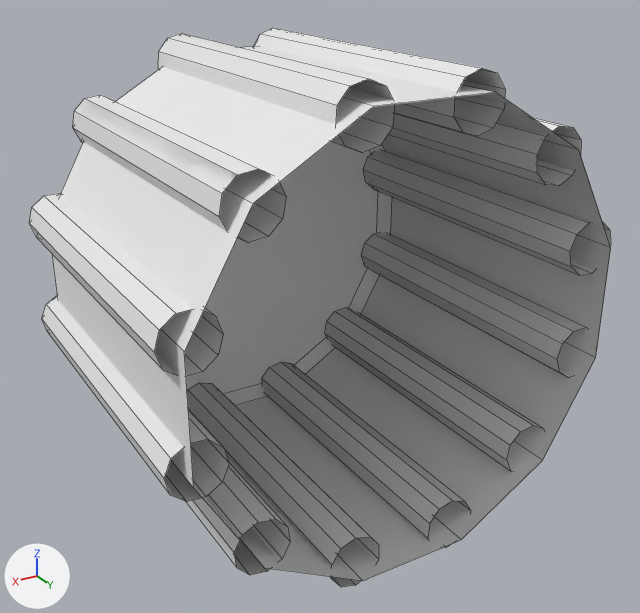
The Blender file Models/Interior/Panel/Instruments/oat/oat.blend, before and after one commit.
One viewpoint serves both versions: a camera (50 mm lens) standing at (0.0624, 0.129, 0.0493) and looking at (-0.0007, 0.0239, -0.0033). Lighting does not change. The marker at lower left points along +X, +Y and +Z. Mesh edges are drawn as thin lines.

The scene before the commit, as lines of its bpy script (objects in view):
```python
me_cylinder = bpy.data.meshes.new('Cylinder')
me_cylinder.from_pydata(...)  # 532 vertices, 505 faces; spans x -1.07..1.07, y -1.07..1.07, z -1.24..0.48
me_cylinder.polygons.foreach_set('use_smooth', [True] * 505)
me_cylinder.materials.append(mat_interior_001)  # its picture is missing
ob_oat_frame = bpy.data.objects.new('OAT.frame', me_cylinder)
ob_oat_frame.location = (0.0, 0.0099, 0.0)
ob_oat_frame.rotation_euler = (-1.571, 1.309, -3.142)  # degrees (-90, 75, -180)
ob_oat_frame.scale = (0.0327, 0.0327, 0.0327)
```
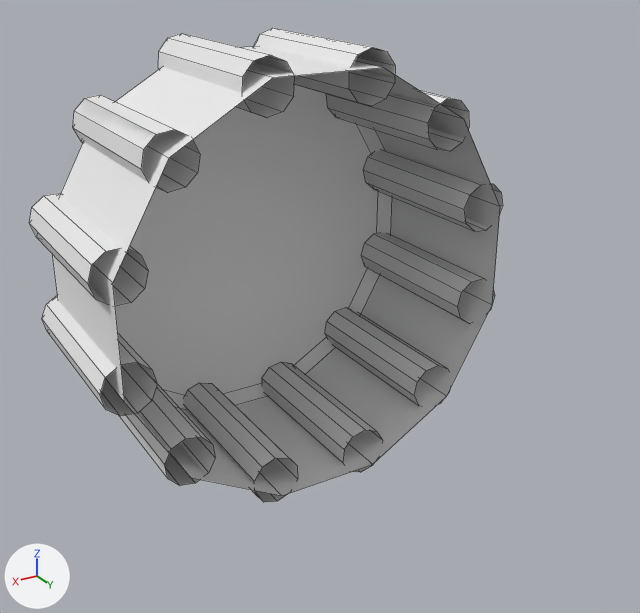
Boxes [x1, y1, x2, y2] around the edits, measured in the pictures (640 x 613 px):
'OAT.frame', reshaped (19% narrower, 15% shorter): before [29, 28, 611, 587]; after [29, 28, 503, 502]

Patch to the scene script:
```diff
--- a/Models/Interior/Panel/Instruments/oat/oat.blend.py
+++ b/Models/Interior/Panel/Instruments/oat/oat.blend.py
@@ me_cylinder @@
 me_cylinder.from_pydata(...)  # 532 vertices, 505 faces; spans x -1.07..1.07, y -1.07..1.07, z -1.24..0.48
 # used by ob_oat_frame; location = (0.0, 0.0099, 0.0); rotation_euler = (-1.571, 1.309, -3.142), in degrees (-90, 75, -180); scale = (0.0327, 0.0327, 0.0327)
+# me_cylinder part 1: all 172 vertices in x -1.07..1.07, y -1.07..1.07, z -1.24..-1.17 are moved by (0.0, 0.0, 0.69)
 me_cylinder.materials.append(mat_interior_001)
```
